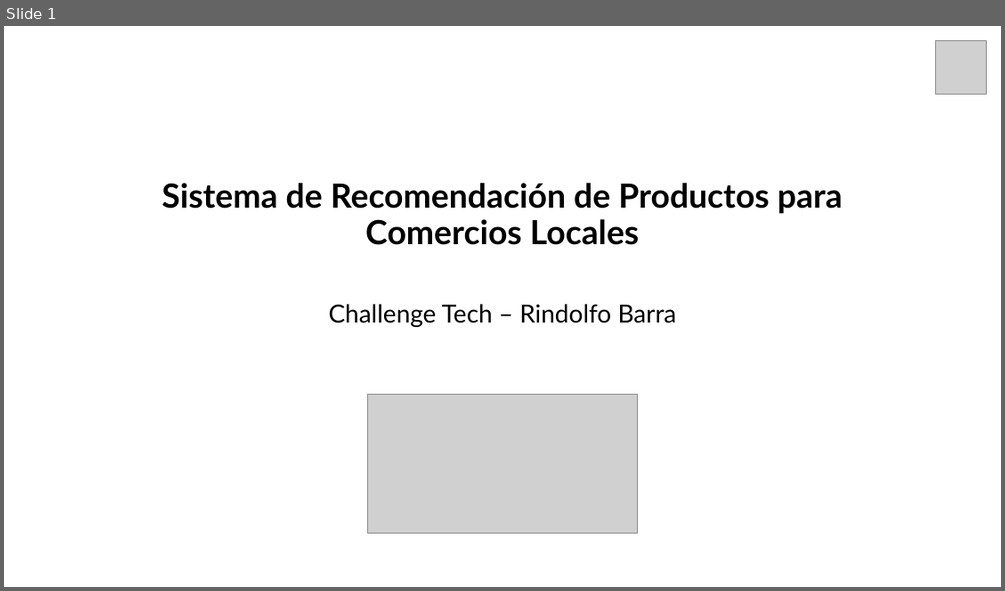
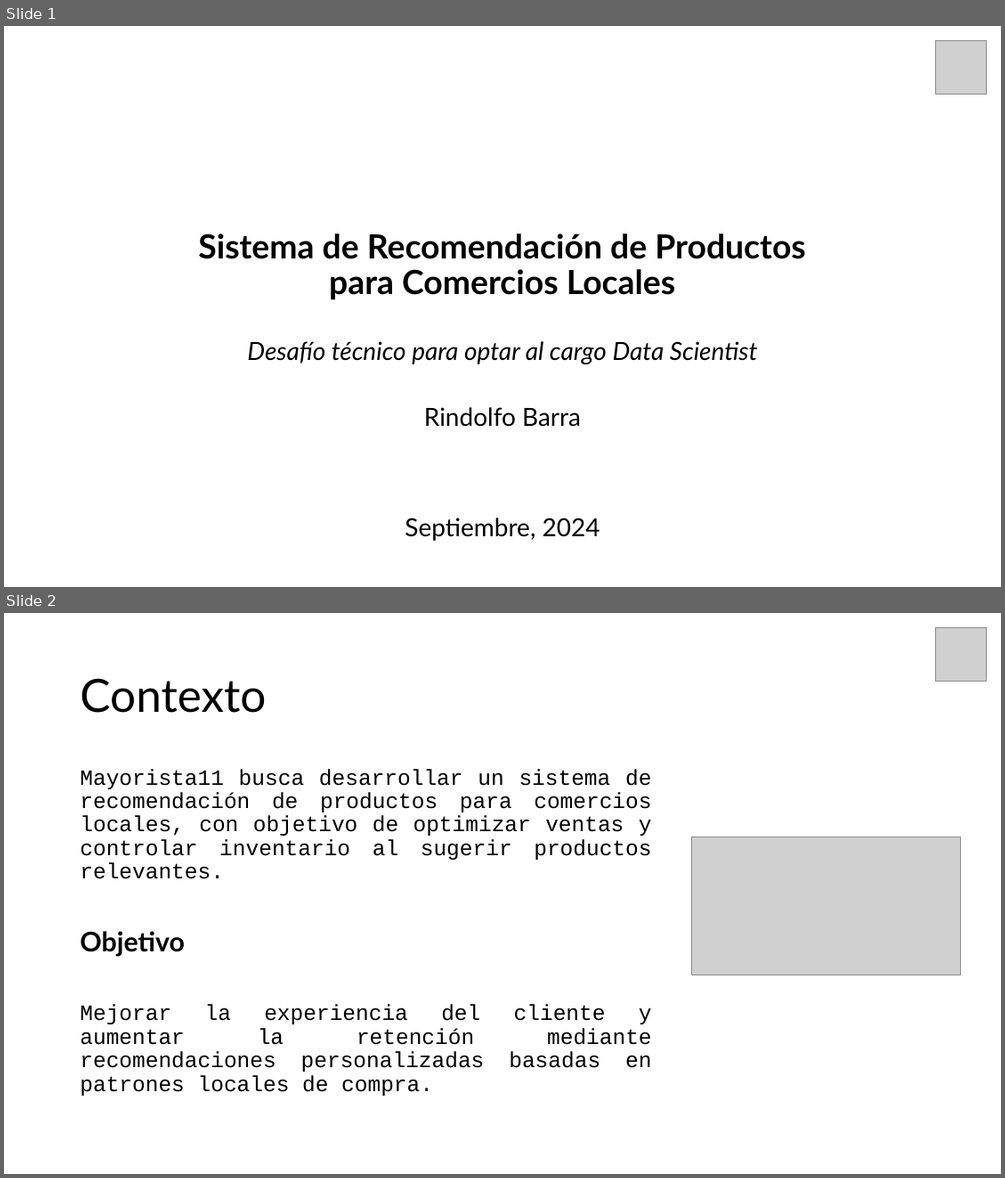
Before and after one commit to rownlet/recom_system, a slide deck: docs/Techallenge.pptx. Shown one above the other, each under a label of ours: slide 1 before the commit, slides 1 and 2 after it. The pictures are 1005x591 and 1005x1178 pixels, drawn with LibreOffice and Linux fonts; fonts in the diff are those of the drawing; grey boxes stand for pictures. Boxes give left, top, right and bottom in pixels: in the first picture for what was removed or moved away, otherwise in the second. Text is boxed around its words. In the diff, an @@ line names an element or a change of style, - is before the commit and + after.

```diff
--- a/docs/Techallenge.pptx
+++ b/docs/Techallenge.pptx
@@ slide 2 added at box(4, 613, 1001, 1174), background #FFFFFF @@
@@ picture added at box(935, 628, 987, 681) @@
@@ title added at box(80, 678, 266, 713), 44 pt, text #000000 @@
+Contexto
@@ text added at box(80, 769, 652, 1095), 21 pt, text #000000 @@
+Mayorista11 busca desarrollar un sistema de recomendación de productos para comercios locales, con objetivo de optimizar ventas y controlar inventario al sugerir productos relevantes.
+Objetivo
+Mejorar la experiencia del cliente y aumentar la retención mediante recomendaciones personalizadas basadas en patrones locales de compra.
@@ picture added at box(692, 837, 961, 976) @@
@@ slide 1 changed as well @@
@@ title "Sistema de Recomendación de Productos ..." rewrapped from box(162, 183, 842, 245) to box(198, 233, 806, 300) @@
@@ text added at box(247, 341, 758, 364), 24 pt, text #000000, italic @@
+Desafío técnico para optar al cargo Data Scientist
@@ picture removed at box(368, 394, 638, 533) @@
@@ subtitle at box(424, 407, 581, 426): text changed @@
-Challenge Tech – Rindolfo Barra
+Rindolfo Barra
@@ text added at box(404, 517, 600, 540), 24 pt, text #000000 @@
+Septiembre, 2024
```
Also in this commit, not shown: 10 other slides added, 1 slide removed.
